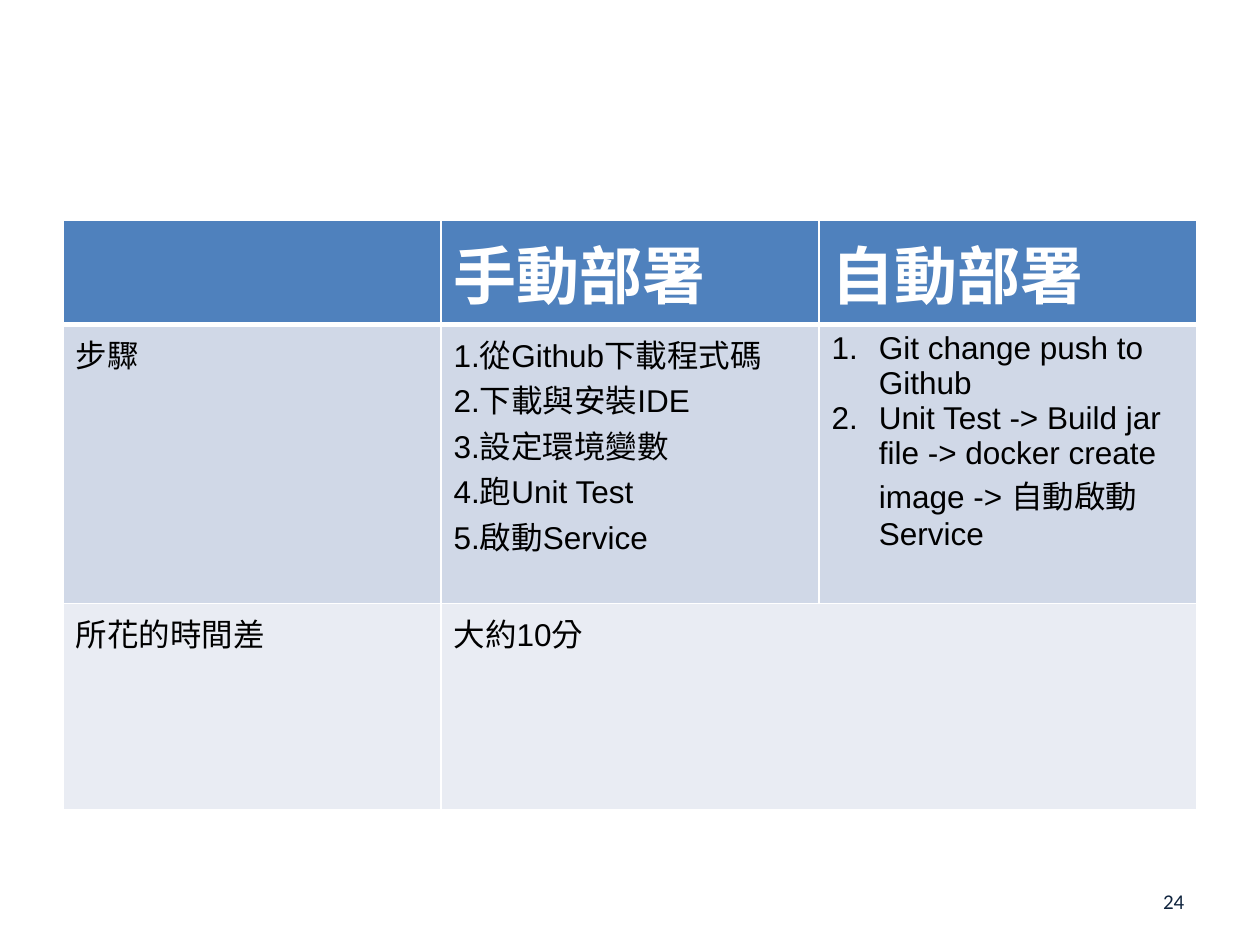
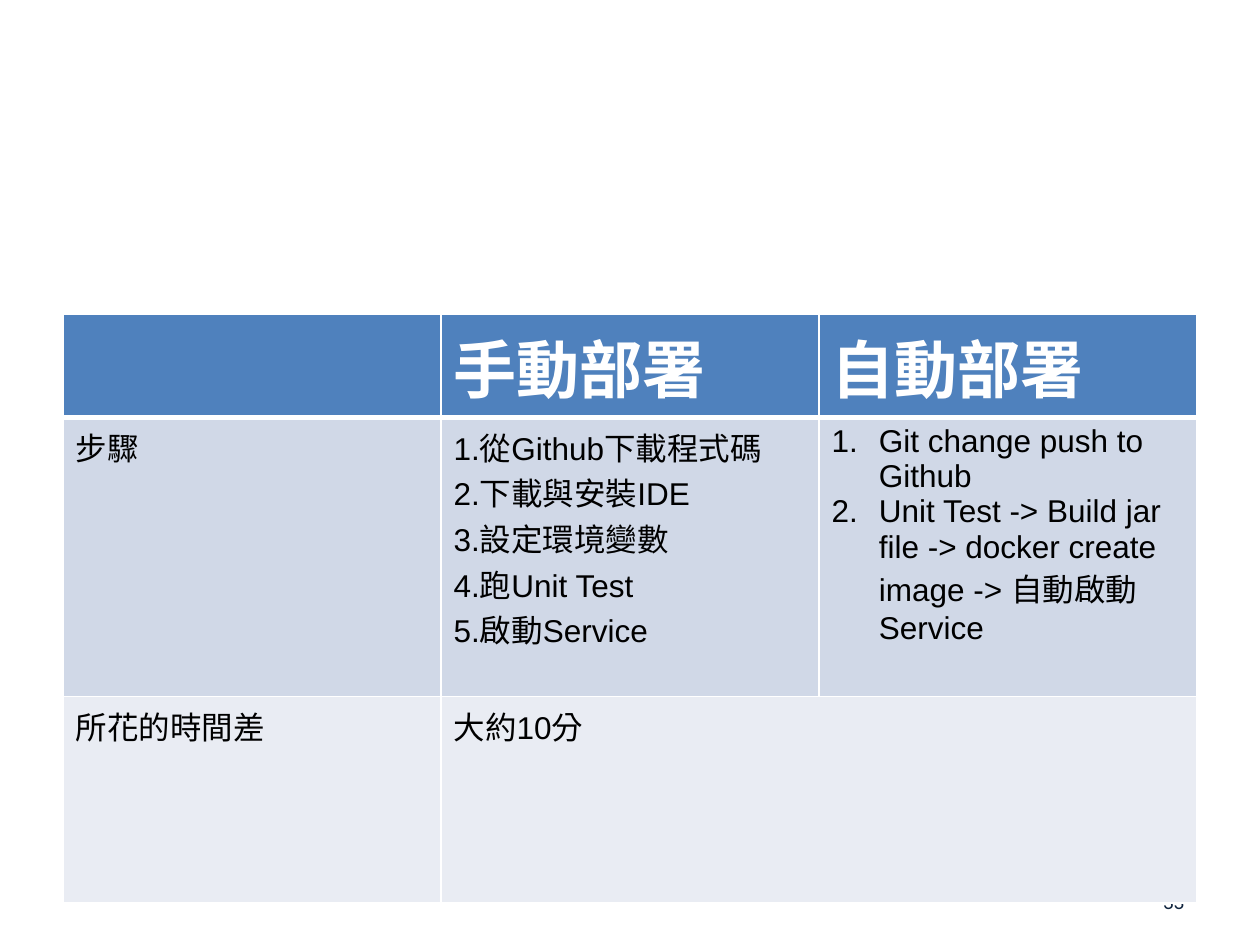
Before and after one commit to john78530/thesis, a slide deck: slide 33 of Oral.pptx (slide 24 before the commit). Drawn at 1260x945 pixels with LibreOffice and Linux fonts; fonts in the diff are those of the drawing; background and template pictures are left out. Boxes give left, top, right and bottom in pixels: in the first picture for what was removed or moved away, otherwise in the second. Text is boxed around its words. In the diff, an @@ line names an element or a change of style, - is before the commit and + after.

```diff
--- a/Oral.pptx
+++ b/Oral.pptx
@@ table: place and size @@
-table at (63,220,1197,755)
+table at (63,314,1197,848)
@@ page number at (1163,904,1184,909): text changed @@
-24
+33
```
Also in this commit, not shown: 11 other slides changed, 10 slides added, 12 slides removed, 1 other file.
